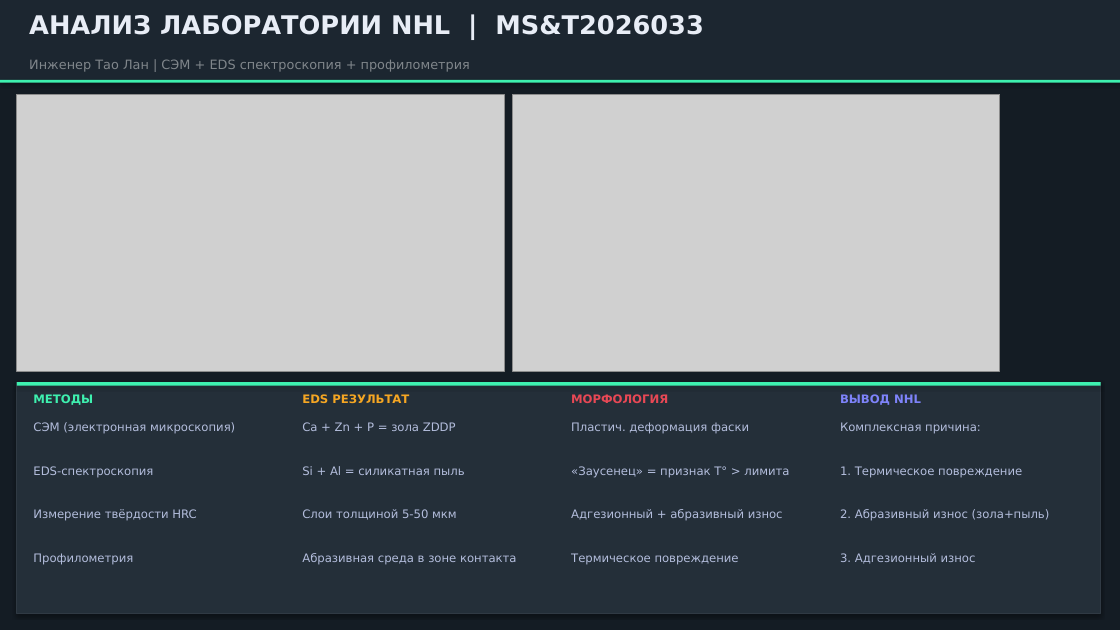
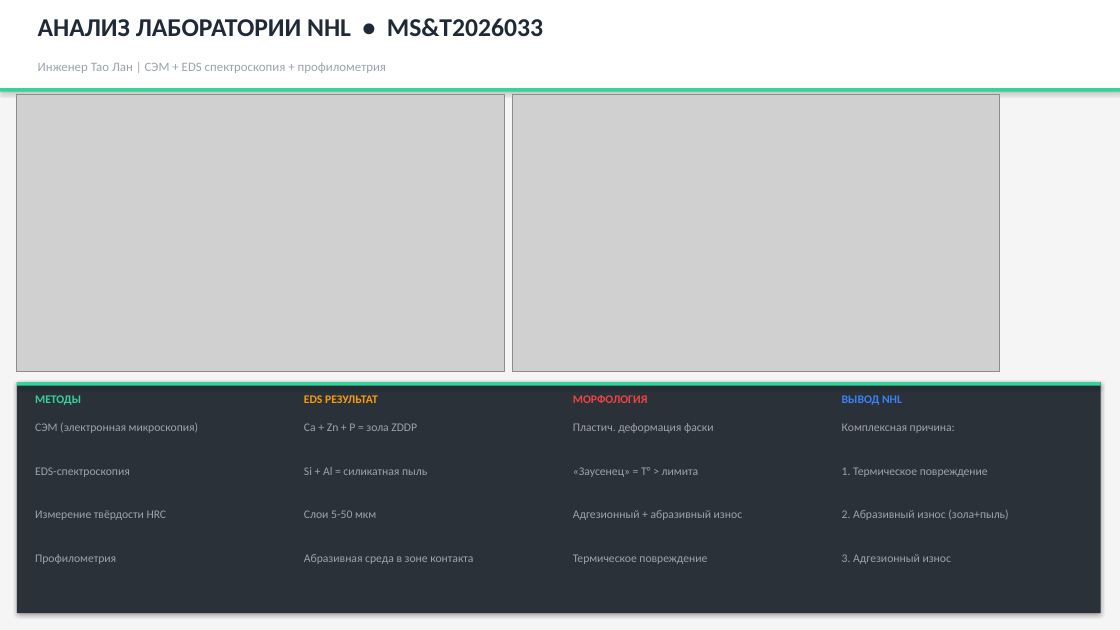
Before and after one commit to victorekuznetsov/NTE200, a slide deck: slide 7 of Презентация_анализ_клапанов_QSK50_NTE200.pptx (slide 5 before the commit). Drawn at 1120x630 pixels with LibreOffice and Linux fonts; fonts in the diff are those of the drawing; grey boxes stand for pictures. Boxes give left, top, right and bottom in pixels: in the first picture for what was removed or moved away, otherwise in the second. Text is boxed around its words. In the diff, an @@ line names an element or a change of style, - is before the commit and + after.

```diff
--- a/Презентация_анализ_клапанов_QSK50_NTE200.pptx
+++ b/Презентация_анализ_клапанов_QSK50_NTE200.pptx
@@ background #141C24 to #F5F5F5 @@
@@ rectangle: place and size @@
-rectangle at box(0, 0, 1120, 80)
+rectangle at box(0, 0, 1120, 88)
@@ rectangle at box(0, 0, 1120, 88): fill #1C2630 to #FFFFFF @@
@@ text at box(38, 18, 543, 36): text changed; font DejaVu Sans to Calibri; text colour #E8EDF6 to #1F2937 @@
-АНАЛИЗ ЛАБОРАТОРИИ NHL | MS&T2026033
+АНАЛИЗ ЛАБОРАТОРИИ NHL • MS&T2026033
@@ text "Инженер Тао Лан | СЭМ ...": place and size @@
-text "Инженер Тао Лан | СЭМ ..." at box(29, 59, 470, 72)
+text "Инженер Тао Лан | СЭМ ..." at box(38, 62, 386, 73)
@@ text "Инженер Тао Лан | СЭМ ..." at box(38, 62, 386, 73): font DejaVu Sans to Calibri, text colour #80868B to #9CA3AF @@
@@ rectangle at box(0, 88, 1120, 92): fill #3EF0AF to #34D399 @@
@@ rectangle: place and size @@
-rectangle at box(0, 80, 1120, 83)
+rectangle at box(0, 88, 1120, 92)
@@ rectangle at box(17, 382, 1101, 613): fill #242F39 to #2A3138; outline #303A44 1 pt to none @@
@@ rectangle at box(17, 382, 1101, 386): fill #3EF0AF to #34D399 @@
@@ text "МЕТОДЫ" at box(35, 395, 81, 405): font DejaVu Sans to Calibri, text colour #3EF0AF to #34D399 @@
@@ text "EDS РЕЗУЛЬТАТ" at box(304, 395, 378, 403): font DejaVu Sans to Calibri, text colour #F5A623 to #F59E0B @@
@@ text "МОРФОЛОГИЯ" at box(573, 395, 648, 403): font DejaVu Sans to Calibri, text colour #E84855 to #EF4444 @@
@@ text "ВЫВОД NHL" at box(842, 395, 902, 405): font DejaVu Sans to Calibri, text colour #7E83FA to #3B82F6 @@
@@ text at box(573, 467, 698, 477): text changed; font DejaVu Sans to Calibri; text colour #B3BDDC to #9CA3AF @@
-«Заусенец» = признак T° > лимита
+«Заусенец» = T° > лимита
@@ text at box(304, 510, 376, 518): text changed; font DejaVu Sans to Calibri; text colour #B3BDDC to #9CA3AF @@
-Слои толщиной 5-50 мкм
+Слои 5-50 мкм
@@ font DejaVu Sans to Calibri, text colour #B3BDDC to #9CA3AF in 14 elements at box(35, 423, 198, 433), box(35, 467, 130, 477), box(35, 510, 167, 520), box(35, 554, 116, 564), box(304, 423, 417, 431), box(304, 467, 427, 475), box(304, 554, 473, 564), box(842, 423, 955, 433), box(842, 467, 988, 477), box(842, 510, 1008, 520), box(842, 554, 951, 564), box(573, 423, 713, 433), box(573, 510, 742, 520), box(573, 554, 707, 564) @@
```
Also in this commit, not shown: 13 other slides changed, 6 slides added, 6 slides removed, 1 other file.
